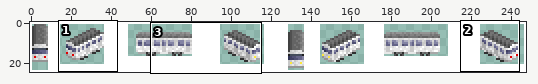
Pixel-art file: src/trams/kumamoto/8500/kuma8500.aseprite. Above: a wide view before the commit, with the close-up outlined.
Close-up. Before the edit:
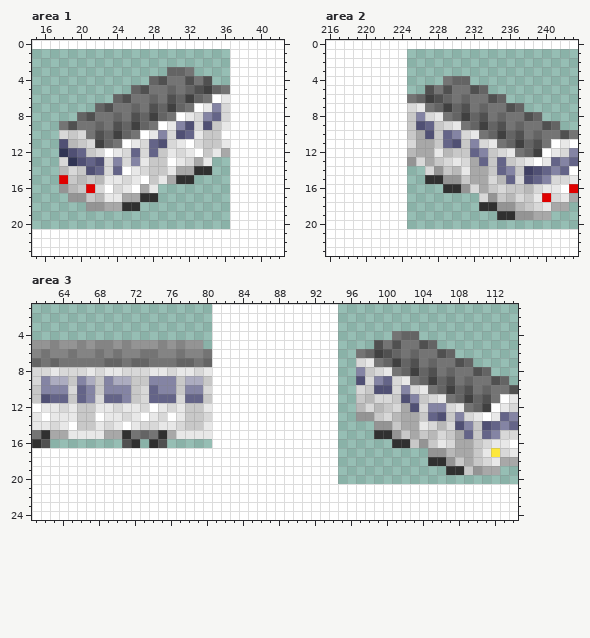
248x25 pixels, 1 frame. Colours within 5 levels of each other are drawn and written as one. Shown: area 1: x 15..42, y 0..23; area 2: x 216..243, y 0..23; area 3: x 61..114, y 1..24. The commit also changed other parts of the picture, which this record leaves out.
The same view after the edit:
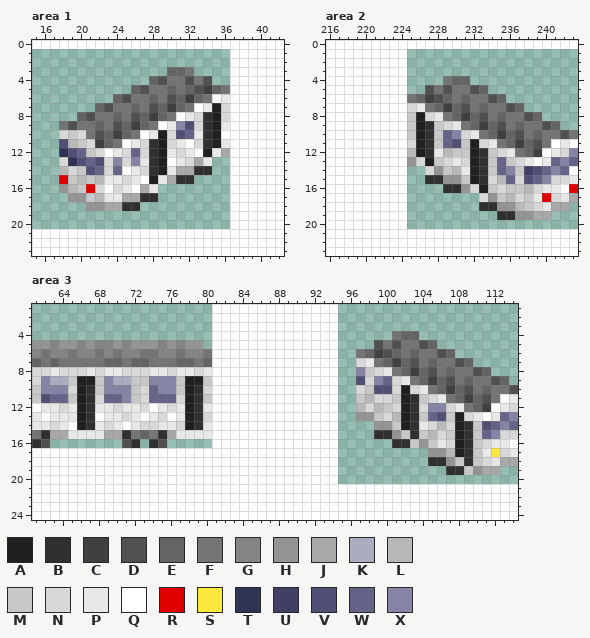
Palette (. is transparent): A #202020  B #303030  C #404040  D #505050  E #646464  F #747474  G #848484  H #949494  J #a8a8a8  K #acacc0  L #b8b8b8  M #c8c8c8  N #d8d8d8  P #e8e8e8  Q #ffffff  R #e00000  S #fce83c  T #303454  U #404064  V #505074  W #646488  X #8484a4
Change:
layer "Doors" now shown
Area 1, layer "Doors":
y 7: x 35 X -> A
y 8: x 34..35 XW -> BA
y 9: x 34..35 VM -> BA
y 10: x 29 X -> A; x 34..35 MM -> BA
y 11: x 28..29 WV -> BA; x 34..35 MM -> BA
y 12: x 28..29 WM -> BA; x 34 M -> A
y 13..14: x 28..29 MM -> BA
y 15: x 28 M -> A
Area 2, layer "Doors":
y 8: x 226 X -> A
y 9: x 226..227 VW -> AB
y 10: x 226..227 JV -> AB
y 11: x 226..227 JJ -> AB; x 232 X -> A
y 12: x 226..227 JJ -> AB; x 232..233 WX -> AB
y 13: x 227 J -> A; x 232..233 JW -> AB
y 14..15: x 232..233 JJ -> AB
y 16: x 233 J -> A
Area 3, layer "Doors":
y 9: x 66..67 XK -> AA; x 78..79 KK -> AA
y 10: x 66..67 WX -> AB; x 78..79 XX -> AB; x 102 X -> A
y 11: x 66..67 WX -> AB; x 78..79 WW -> AB; x 102..103 VX -> AB
y 12: x 66..67 MM -> AB; x 78..79 MM -> AB; x 102..103 JV -> AB
y 13: x 66..67 MM -> AB; x 78..79 MM -> AB; x 102..103 JJ -> AB; x 108 X -> A
y 14: x 66..67 MM -> AB; x 78..79 MM -> AB; x 102..103 JJ -> AB; x 108..109 VX -> AB
y 15: x 103 J -> B; x 108..109 JW -> AB
y 16..17: x 108..109 JJ -> AB
y 18: x 109 J -> B
Changed places in both close-ups, as pixel boxes (x1, y1, x2, y2):
changed: (203, 103, 221, 157)
changed: (149, 130, 167, 184)
changed: (416, 112, 434, 166)
changed: (470, 139, 488, 193)
changed: (77, 376, 95, 430)
changed: (185, 376, 203, 430)
changed: (401, 385, 473, 466)
